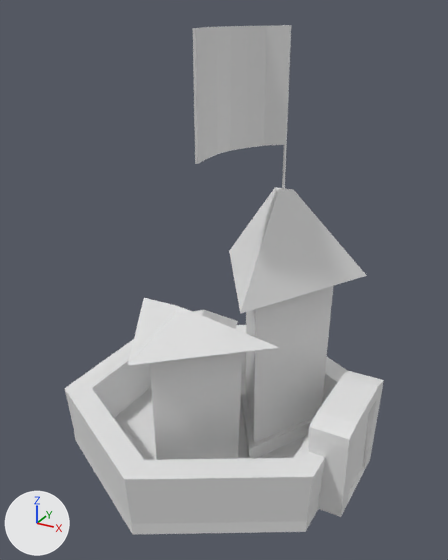
What one commit did to the Blender file Assets/Models/city.blend.
One viewpoint serves both versions: a 50 mm camera at (1.76, -3.11, 2.74) aimed at (0.08, -0.04, 1.21). The lights are fixed; the arrows at lower left show +X, +Y and +Z. Materials are left out; every surface is plain grey.
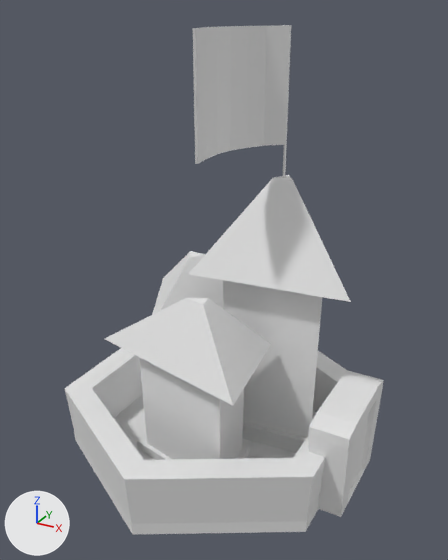
The newer file is also turned or shifted as a whole; pictures and numbers use the older file's frame.

Pixel boxes (x1, y1, x2, y2) of what changed, in the pictures (448 x 560 px; the box of a moved part takes in the faces that stretch with it):
part 1 of me_cylinder_004, moved or reshaped
    before: (229, 187, 367, 458)
    after: (189, 175, 351, 453)
part 2 of me_cylinder_004, moved or reshaped
    before: (128, 298, 279, 460)
    after: (105, 251, 271, 460)

The edits, one by one:
me_cylinder_004 has 157 vertices, 146 faces and spans x -0.89..1.02, y -0.04..2.65, z -1.03..1.03.
me_cylinder_004 is used by ob_cylinder_003; location (0.0, 0.0, 0.0); rotation (1.571, 0.0, 0.0), in degrees (90, 0, 0).
me_cylinder_004 part 1: the loose piece of 21 vertices spanning x -0.16..0.81, y 0.02..1.75, z -0.5..0.36 is turned -56.3 degrees about the y axis through its middle and scaled by 1.04, then moved by (-0.1, 0.04, -0.07).
me_cylinder_004 part 2: 42 of 157 vertices moved; they spanned x -0.7..0.55, y 0.01..1.13, z -0.68..0.83 and now span x -0.77..0.49, y 0.01..1.22, z -0.53..0.7; mean shift (0.06, 0.06, 0.01); largest move (-0.51, 0.97, 0.08) -> (0.49, 0.83, 0.7).
